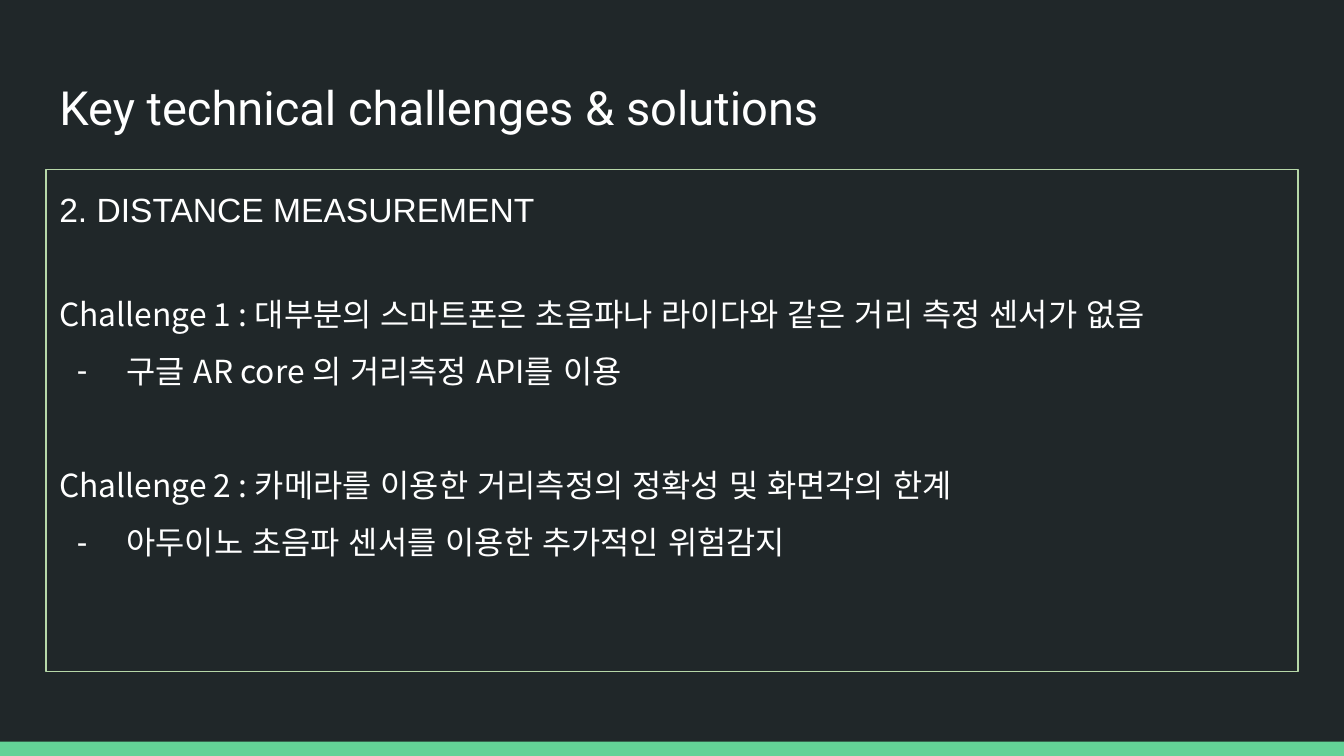
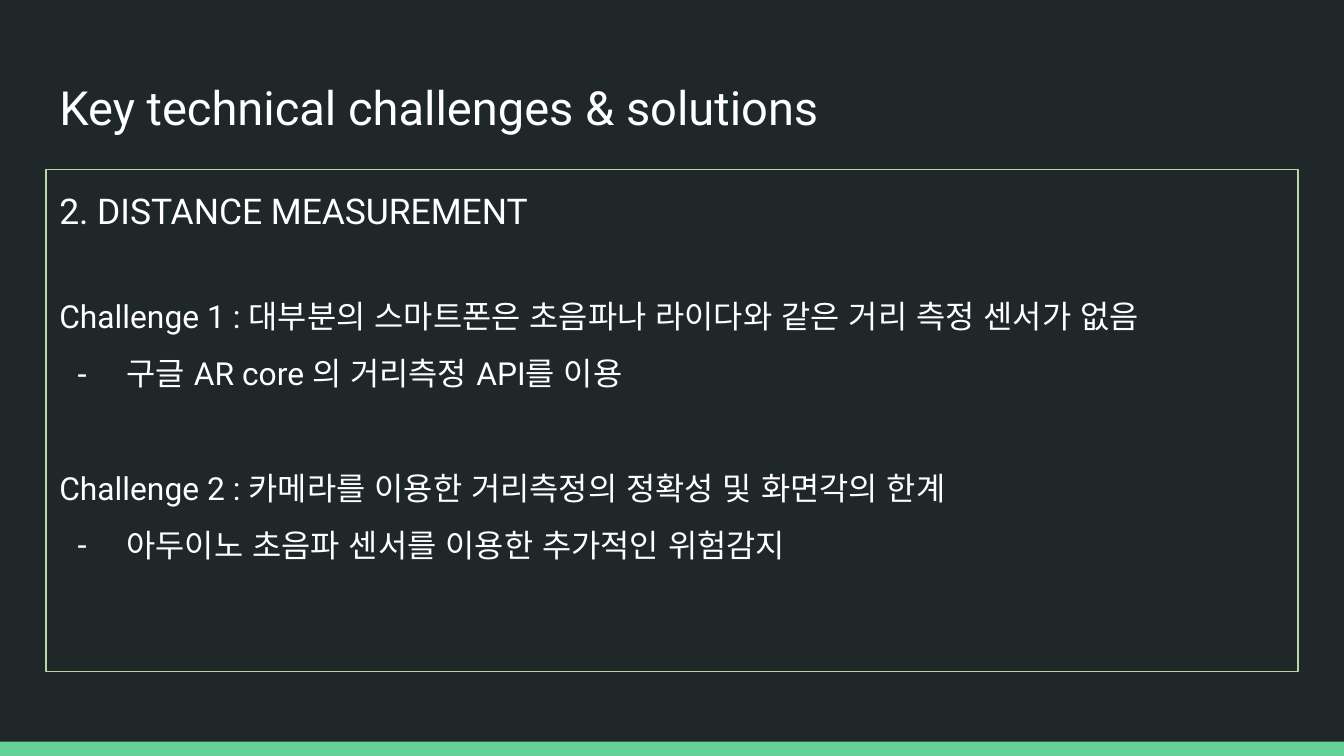
Before and after one commit to JinhwanSul/GuardianEyes, a slide deck: slide 8 of slides/Guardian eyes Midterm presentation.pptx. Drawn at 1344x756 pixels with LibreOffice and Linux fonts; fonts in the diff are those of the drawing. Boxes give left, top, right and bottom in pixels: in the first picture for what was removed or moved away, otherwise in the second. Text is boxed around its words. In the diff, an @@ line names an element or a change of style, - is before the commit and + after.

```diff
--- a/slides/Guardian eyes Midterm presentation.pptx
+++ b/slides/Guardian eyes Midterm presentation.pptx
@@ text "2. DISTANCE MEASUREMENT" at <box>46,169,1298,672</box>: size 18 to 19 pt, font Arial to Roboto in "2. DISTANCE MEASUREMENT"; font Noto Sans CJK KR to Roboto in "Challenge 1 : 대부분의 스마트폰은 초음파나 라이다와 ...", "구글 AR core 의 거리측정 API를 이용", "Challenge 2 : 카메라를 이용한 거리측정의 정확성 ...", "아두이노 초음파 센서를 이용한 추가적인 위험감지" @@
```
Also in this commit, not shown: 10 other slides changed, 1 other file.
